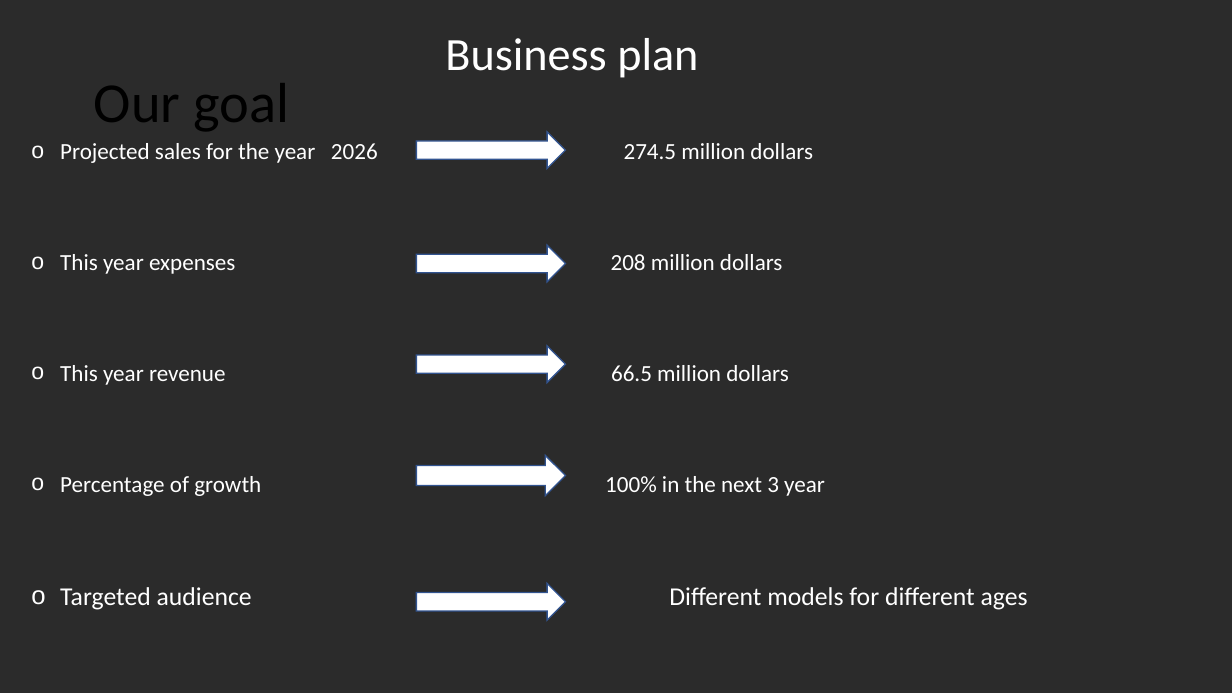
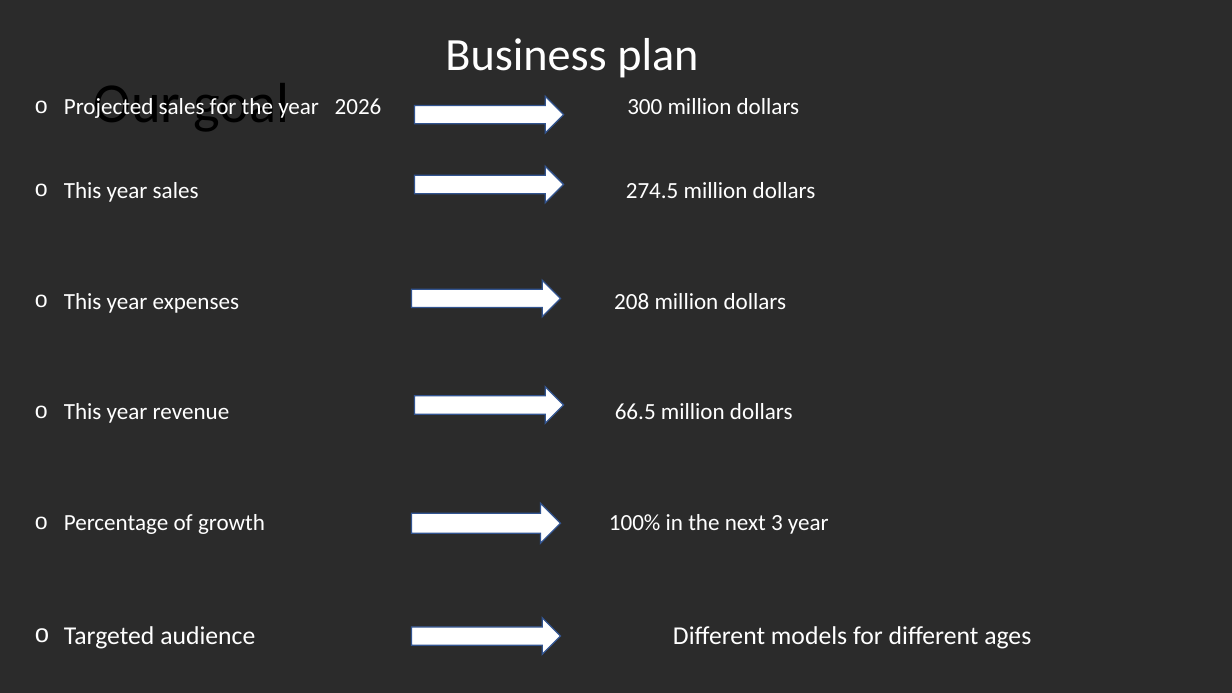
Before and after one commit to KEYS-SEG2900/SEG2900-Project, a slide deck: slide 3 of Pitch/Pitch_2020 - Jayden.pptx. Drawn at 1232x693 pixels with LibreOffice and Linux fonts; fonts in the diff are those of the drawing; background and template pictures are left out; a plain dark background stands for a picture behind light text. Boxes give left, top, right and bottom in pixels: in the first picture for what was removed or moved away, otherwise in the second. Text is boxed around its words. In the diff, an @@ line names an element or a change of style, - is before the commit and + after.

Commit message:
Use this one pls

```diff
--- a/Pitch/Pitch_2020 - Jayden.pptx
+++ b/Pitch/Pitch_2020 - Jayden.pptx
@@ text "Projected sales for the year ...": place and size @@
-text "Projected sales for the year ..." at (60, 143, 1028, 610)
+text "Projected sales for the year ..." at (64, 95, 1031, 649)
@@ text at (64, 95, 816, 202): text changed @@
-o Projected sales for the year 2026 274.5 million dollars
+o Projected sales for the year 2026 300 million dollars
+o This year sales 274.5 million dollars
@@ right arrow: place and size @@
-right arrow at (417, 132, 566, 169)
+right arrow at (415, 96, 564, 133)
@@ right arrow added at (415, 166, 564, 203), fill #FFFFFF, outline #325491 1 pt @@
@@ right arrow: place and size @@
-right arrow at (417, 245, 566, 282)
+right arrow at (411, 280, 560, 317)
@@ right arrow: place and size @@
-right arrow at (417, 346, 566, 383)
+right arrow at (415, 387, 564, 424)
@@ right arrow: place and size @@
-right arrow at (417, 456, 566, 495)
+right arrow at (411, 504, 560, 543)
@@ right arrow: place and size @@
-right arrow at (417, 583, 566, 620)
+right arrow at (411, 618, 560, 655)
```
